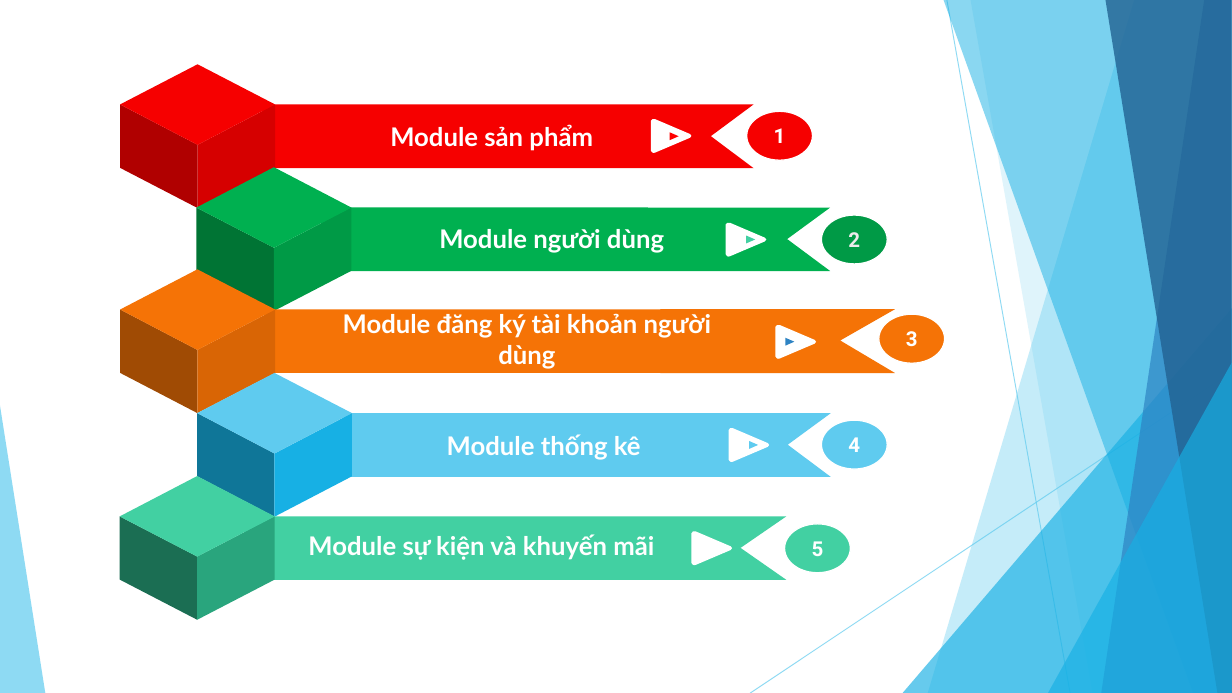
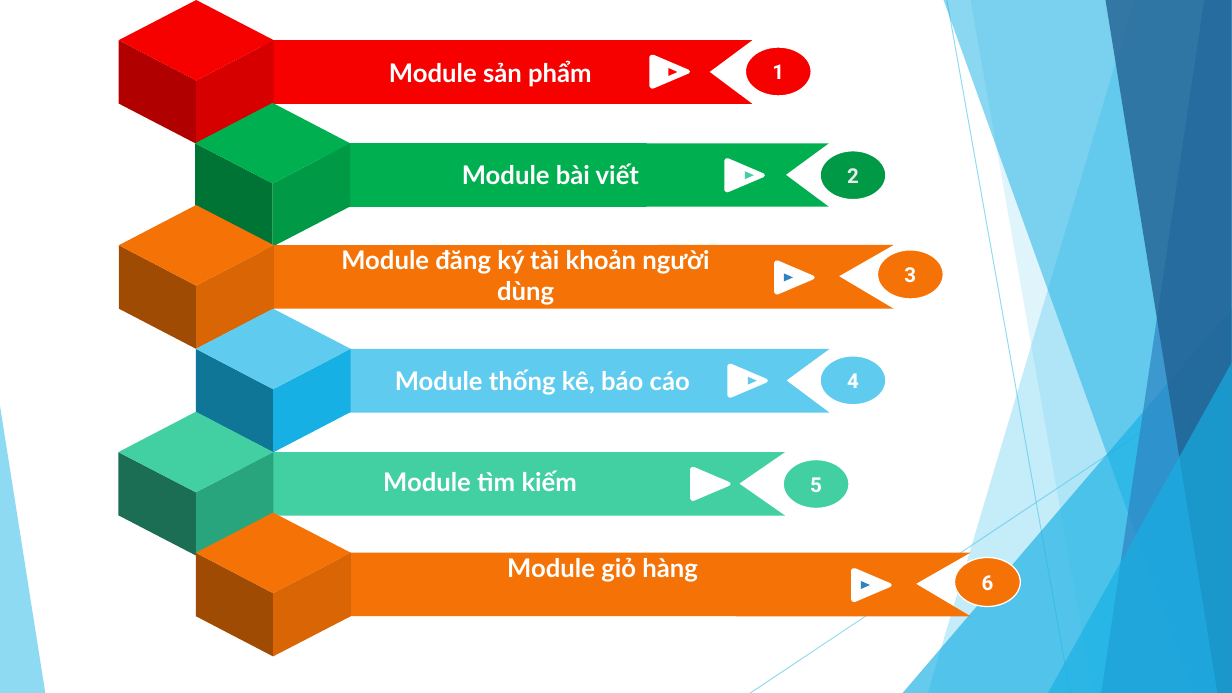
Before and after one commit to Project-Manager-Subject/ecom-shop, a slide deck: slide 6 of blog/docs/webiste_maytinh.pptx. Drawn at 1232x693 pixels with LibreOffice and Linux fonts; fonts in the diff are those of the drawing. Boxes give left, top, right and bottom in pixels: in the first picture for what was removed or moved away, otherwise in the second. Text is boxed around its words. In the diff, an @@ line names an element or a change of style, - is before the commit and + after.

```diff
--- a/blog/docs/webiste_maytinh.pptx
+++ b/blog/docs/webiste_maytinh.pptx
@@ text at (462,163,639,185): text changed @@
-Module người dùng
+Module bài viết
@@ text at (395,369,690,395): text changed @@
-Module thống kê
+Module thống kê, báo cáo
@@ 30 freeform shapes, 5 ellipses, 2 texts: place and size @@
-30 freeform shapes, 5 ellipses, 2 texts at (120,65,945,620)
+30 freeform shapes, 5 ellipses, 2 texts at (118,0,944,555)
@@ text at (383,470,577,491): text changed @@
-Module sự kiện và khuyến mãi
+Module tìm kiếm
@@ group added at (196,513,1020,656): 6 freeform shapes, 1 ellipse, 1 text @@
+6
+Module giỏ hàng
```
Also in this commit, not shown: 2 other slides changed, 1 slide added, 1 slide removed, 5 other files.
